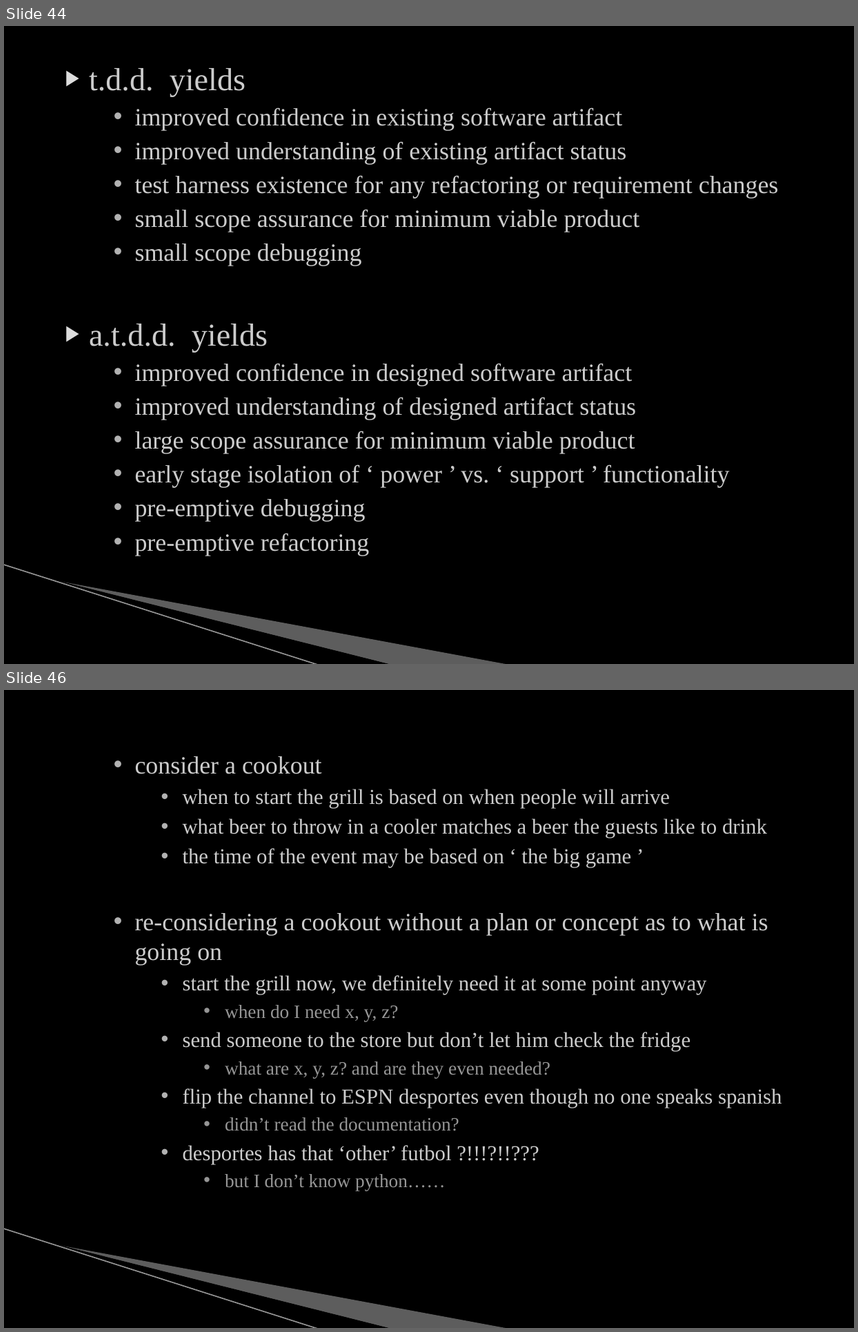
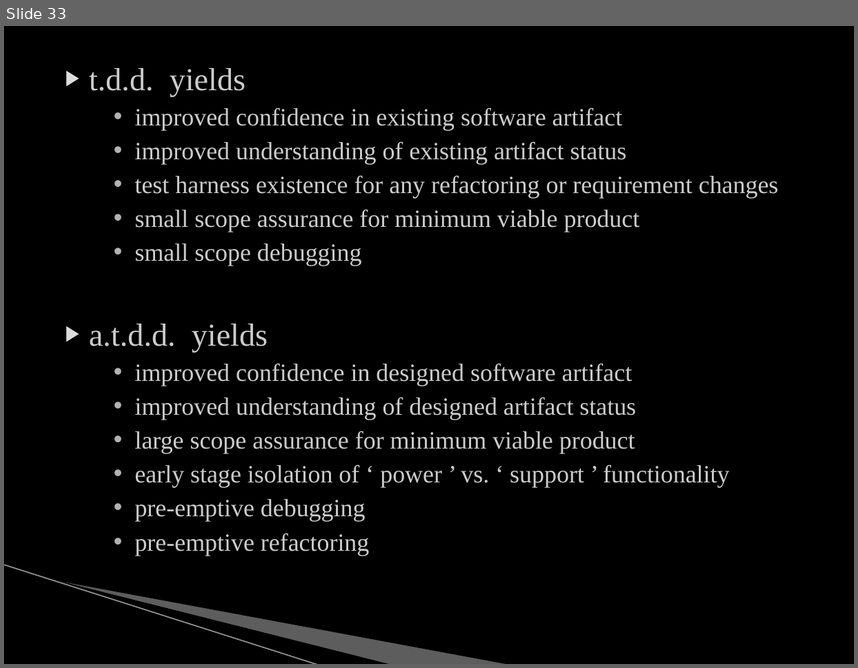
Before and after one commit to mjs0031/master_report, a slide deck: the_defense.pptx. Shown one above the other, each under a label of ours: slides 44 and 46 before the commit, slide 33 after it; the slides between them are not shown. The pictures are 858x1332 and 858x668 pixels, drawn with LibreOffice and Linux fonts; fonts in the diff are those of the drawing; background and template pictures are left out. Boxes give left, top, right and bottom in pixels: in the first picture for what was removed or moved away, otherwise in the second. Text is boxed around its words. In the diff, an @@ line names an element or a change of style, - is before the commit and + after.

```diff
--- a/the_defense.pptx
+++ b/the_defense.pptx
@@ slide 46 removed at box(4, 690, 854, 1328), background #000000; not listed: 3 template elements that a slide beside it also shows @@
@@ text removed at box(135, 756, 782, 1190) @@
-    • consider a cookout
-        • when to start the grill is based on when people will arrive
-        • what beer to throw in a cooler matches a beer the guests like to drink
-        • the time of the event may be based on ‘ the big game ’
-    • re-considering a cookout without a plan or concept as to what is going on
-        • start the grill now, we definitely need it at some point anyway
-            • when do I need x, y, z?
-        • send someone to the store but don’t let him check the fridge
-            • what are x, y, z? and are they even needed?
-        • flip the channel to ESPN desportes even though no one speaks spanish
-            • didn’t read the documentation?
-        • desportes has that ‘other’ futbol ?!!!?!!???
-            • but I don’t know python……
@@ what was slide 44 is now slide 33 @@
```
Also in this commit, not shown: 5 slides changed, 19 slides added, 31 other slides removed, 3 other files.
